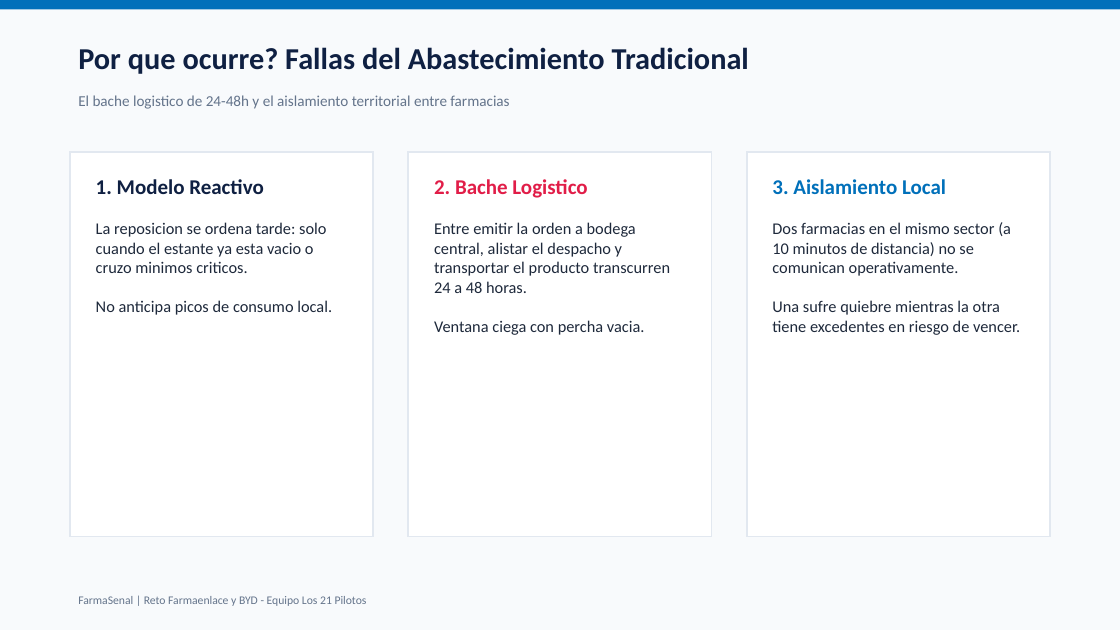
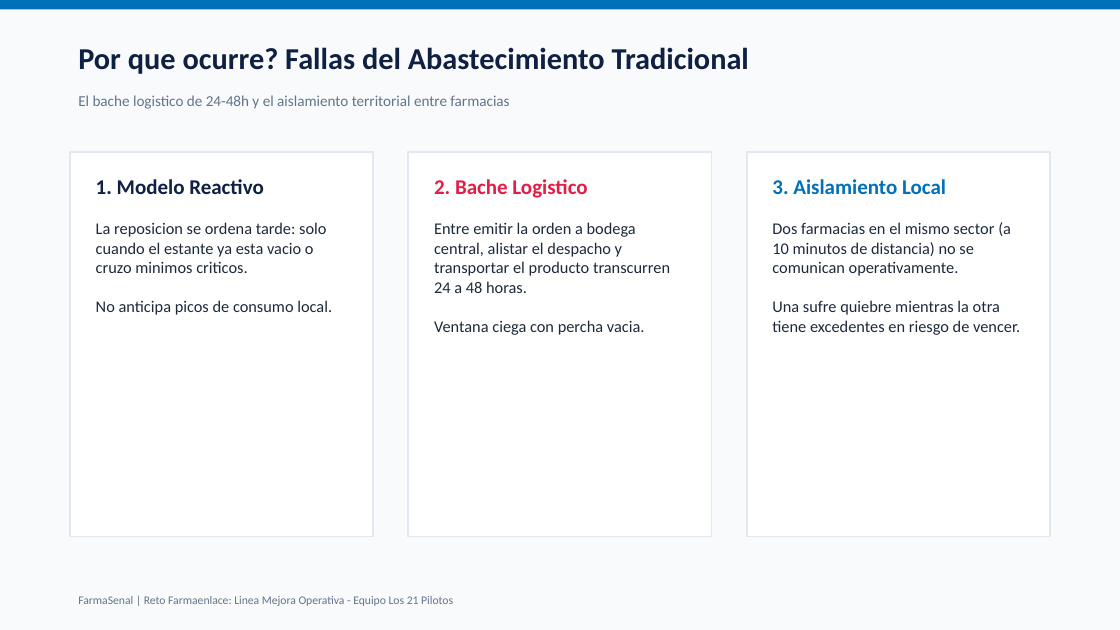
Before and after one commit to alfonso1031/Hackathon-ConnectatVentures-2026-Los21Pilotos, a slide deck: slide 3 of docs/FarmaSenal_Pitch_Presentacion.pptx. Drawn at 1120x630 pixels with LibreOffice and Linux fonts; fonts in the diff are those of the drawing. Boxes give left, top, right and bottom in pixels: in the first picture for what was removed or moved away, otherwise in the second. Text is boxed around its words. In the diff, an @@ line names an element or a change of style, - is before the commit and + after.

Commit message:
feat: Enfocar presentacion 100% en Linea 3 Mejora Operativa, remover BYD y agregar arte 3D de red logistica

```diff
--- a/docs/FarmaSenal_Pitch_Presentacion.pptx
+++ b/docs/FarmaSenal_Pitch_Presentacion.pptx
@@ text at (78,596,453,606): text changed @@
-FarmaSenal | Reto Farmaenlace y BYD - Equipo Los 21 Pilotos
+FarmaSenal | Reto Farmaenlace: Linea Mejora Operativa - Equipo Los 21 Pilotos
```
Also in this commit, not shown: 5 other slides changed, 3 other files.
